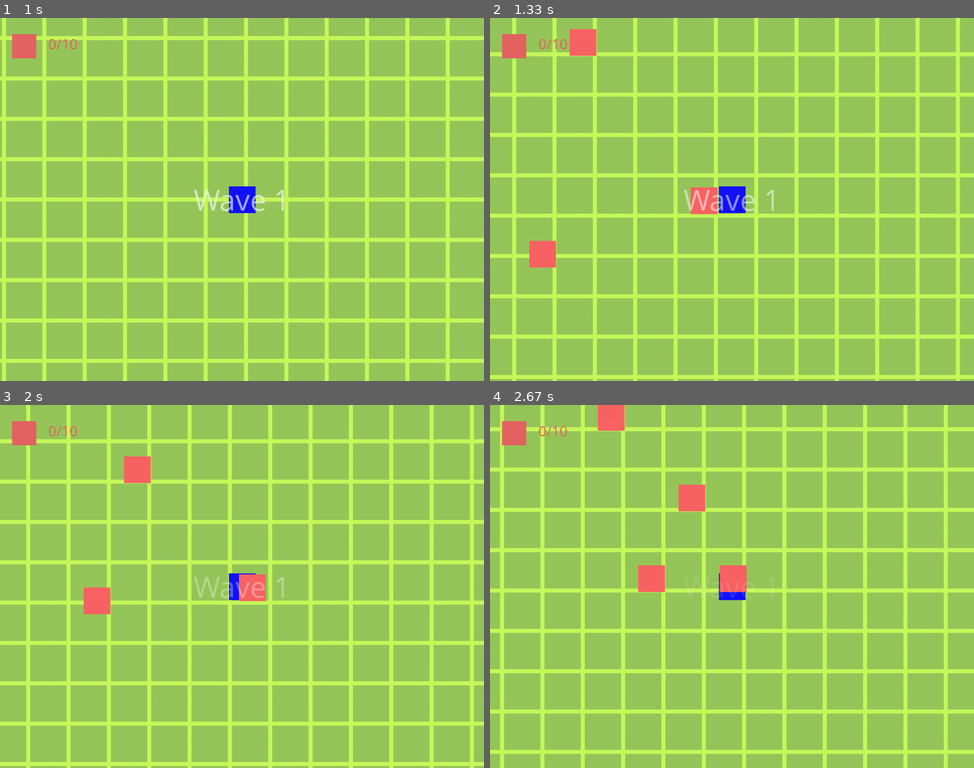
Above: before the commit, frames 1-4 (two rows, left to right).
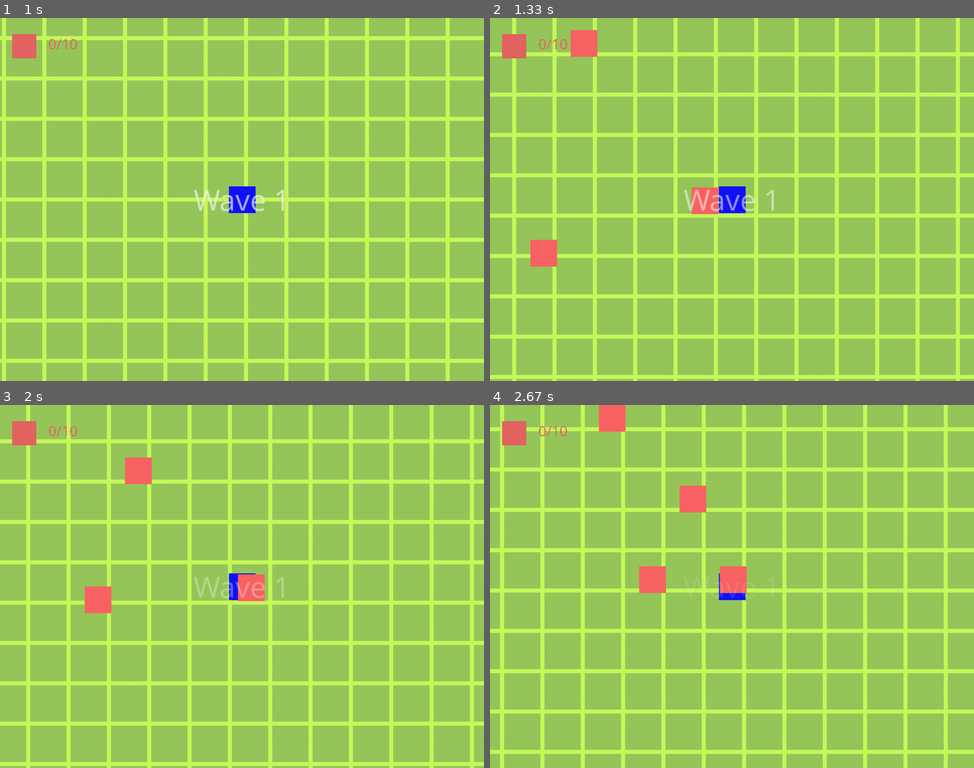
Above: after the commit, the same moments.

Repository: Hariokl/Pygame-2023
Game: pygame game, started from main.py
The game is run twice, just before and just after one commit, with the same random seed, the same clock (stepped at 60 frames per second) and the same inputs.
Inputs (mouse positions are in pixels of both pictures, inside the frame that each line leads up to):
- Up to frame 1 (1 s): hold D 0.33-0.8 s; hold W from 0.83 s (still down)
- Up to frame 2 (1.33 s): release W at 1.13 s; hold D from 1.17 s (still down)
- Up to frame 3 (2 s): release D at 1.63 s; hold A from 1.67 s (still down)
- Up to frame 4 (2.67 s): release A at 2.2 s; click (712, 601) at 2.28 s; hold S from 2.57 s (still down); move the mouse to (886, 575) at 2.6 s

Frame 1 is identical in both runs. In frame 2, 0.2% of the frame differs, in the area x 8-48%, y 2-69%; in frame 3, 0.2%; in frame 4, 0.3%, in the area x 22-54%, y 0-52%.

Commit message:
I feel really great

Diff:
--- a/levels.py
+++ b/levels.py
@@ -30,9 +30,8 @@
 
     def update(self):
         # print(f"\r{self.number_of_monsters}", end="")
-        time_passed = st.get_time("level")
-        self.time += time_passed
-        self.monsters_spawn_time -= time_passed
+        self.time += st.TICK
+        self.monsters_spawn_time -= st.TICK
         if self.monsters_spawn_time <= 0:
             if self.number_of_monsters_per_wave == self.max_number_of_monsters_per_wave and enemy.Enemy.number_of_enemies == 0:
                 self.update_wave()
--- a/settings.py
+++ b/settings.py
@@ -52,10 +52,10 @@
             map_tiles.append([translate[x] for x in line])
 
 
-# need to change the list_of_who method
-def get_time(who):
-    mate = list_of_who[who]
-    list_of_who[who] = time()
-    if mate is None:
-        return 0
-    return list_of_who[who] - mate
+# # need to change the list_of_who method
+# def get_time(who):
+#     mate = list_of_who[who]
+#     list_of_who[who] = time()
+#     if mate is None:
+#         return 0
+#     return list_of_who[who] - mate
